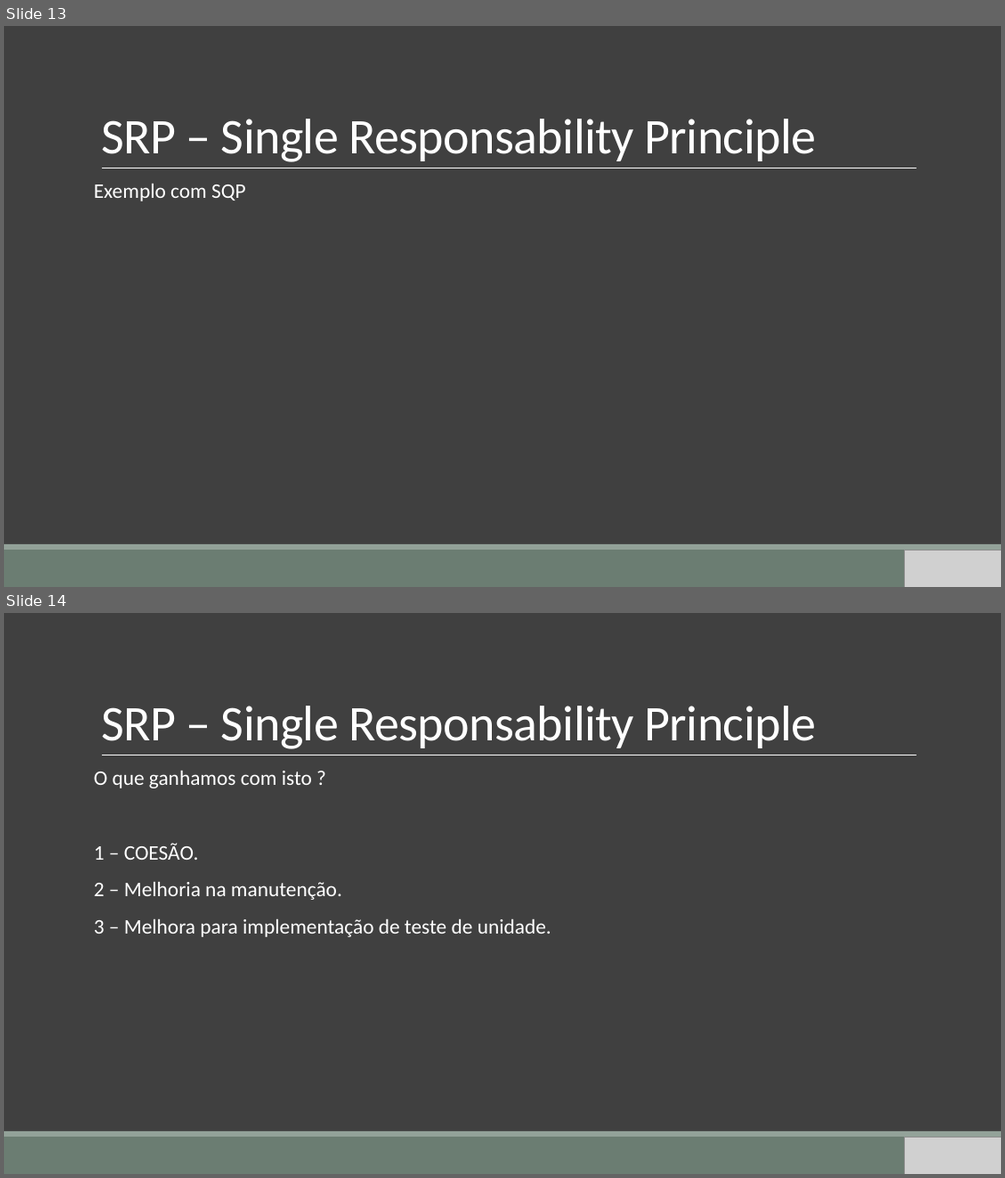
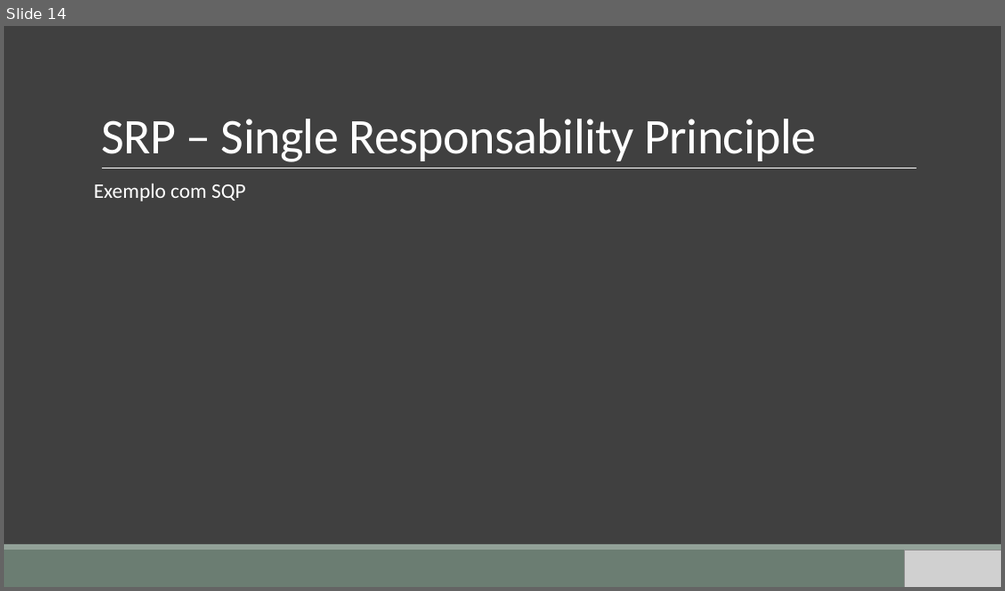
Before and after one commit to gemvane/Palestra-Solid, a slide deck: SOLID.pptx. Shown one above the other, each under a label of ours: slides 13 and 14 before the commit, slide 14 after it. The pictures are 1005x1178 and 1005x591 pixels, drawn with LibreOffice and Linux fonts; fonts in the diff are those of the drawing; grey boxes stand for pictures. Boxes give left, top, right and bottom in pixels: in the first picture for what was removed or moved away, otherwise in the second. Text is boxed around its words. In the diff, an @@ line names an element or a change of style, - is before the commit and + after.

Commit message:
UPDATE: Fixing images

```diff
--- a/SOLID.pptx
+++ b/SOLID.pptx
@@ slide 14 removed at [4, 613, 1001, 1174], background #404040; not listed: 3 template elements that a slide beside it also shows @@
@@ title removed at [101, 706, 817, 749] @@
-SRP – Single Responsability Principle
@@ text removed at [94, 771, 551, 937] @@
-O que ganhamos com isto ?
-1 – COESÃO.
-2 – Melhoria na manutenção.
-3 – Melhora para implementação de teste de unidade.
@@ picture removed at [905, 1136, 1001, 1174] @@
@@ what was slide 13 is now slide 14 @@
```
Also in this commit, not shown: 15 slides changed, 4 slides added, 2 other slides removed.
